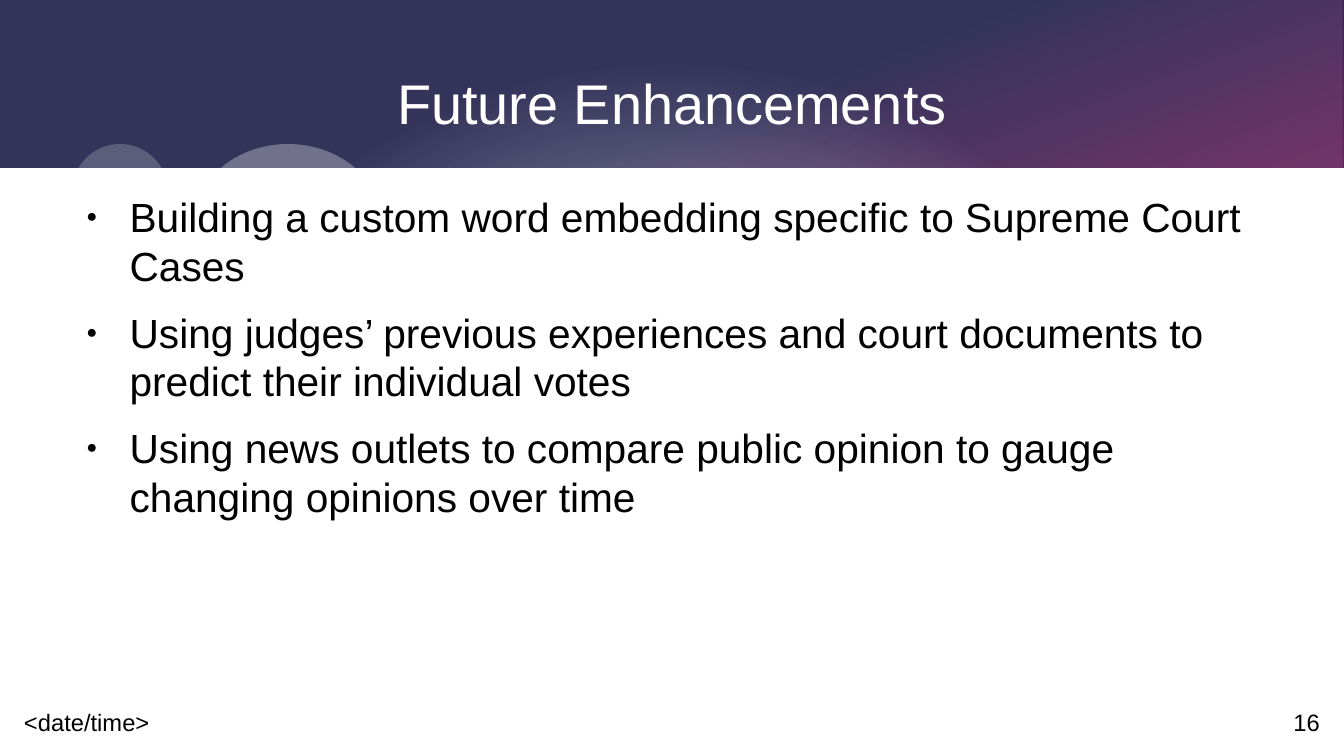
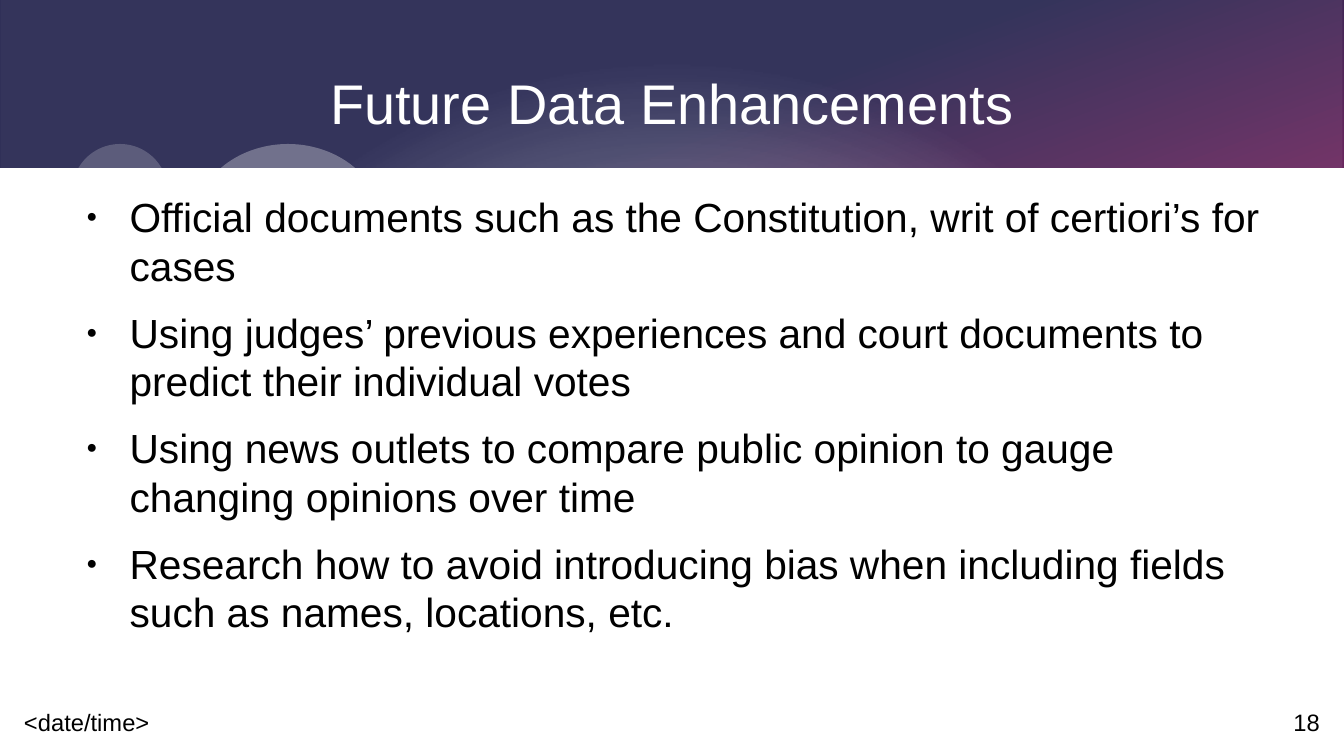
Before and after one commit to RMLanders/filevine_casestudy, a slide deck: slide 18 of presentation.odp (slide 16 before the commit). Drawn at 1344x756 pixels with LibreOffice and Linux fonts; fonts in the diff are those of the drawing. Boxes give left, top, right and bottom in pixels: in the first picture for what was removed or moved away, otherwise in the second. Text is boxed around its words. In the diff, an @@ line names an element or a change of style, - is before the commit and + after.

```diff
--- a/presentation.odp
+++ b/presentation.odp
@@ title at bbox=[330, 83, 1013, 125]: text changed @@
-Future Enhancements
+Future Data Enhancements
@@ text at bbox=[130, 202, 1259, 282]: text changed @@
-● Building a custom word embedding specific to Supreme Court Cases
+● Official documents such as the Constitution, writ of certiori’s for cases
@@ text at bbox=[130, 549, 1225, 633]: paragraph added @@
+● Research how to avoid introducing bias when including fields such as names, locations, etc.
@@ page number at bbox=[1293, 714, 1319, 732]: text changed @@
-16
+18
```
Also in this commit, not shown: 7 other slides changed, 6 slides added, 2 slides removed, 46 other files.
